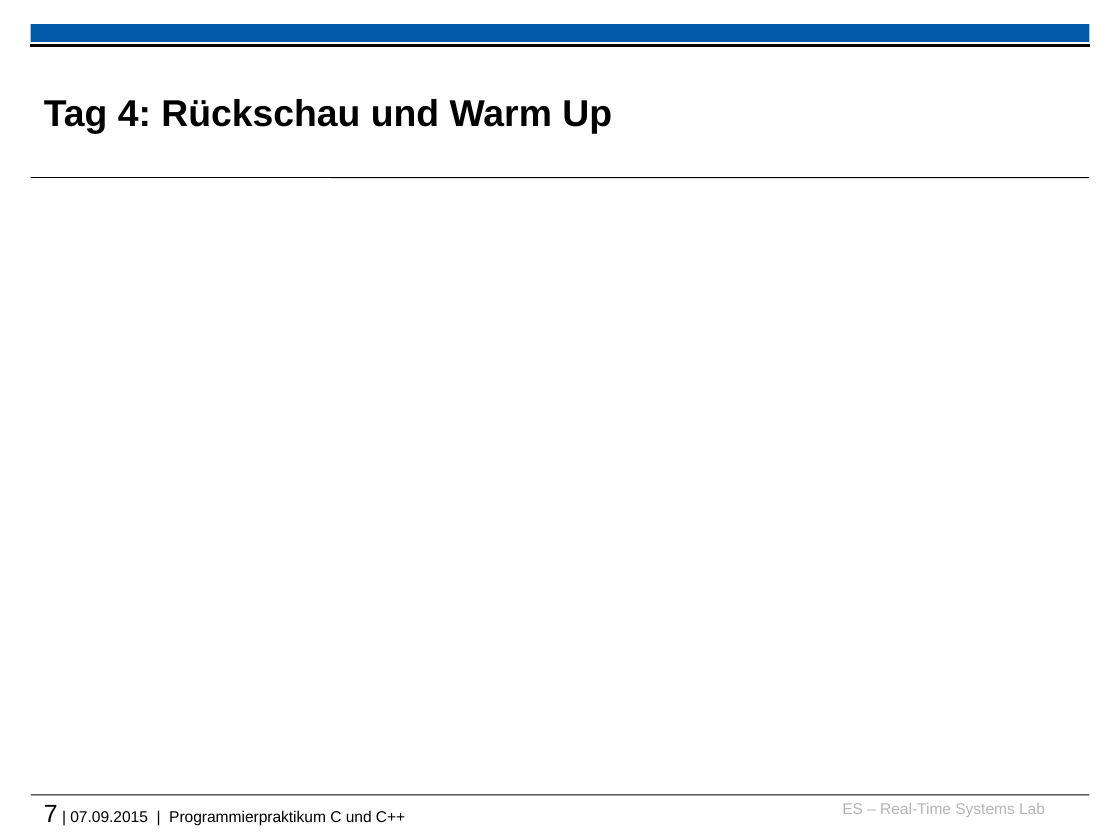
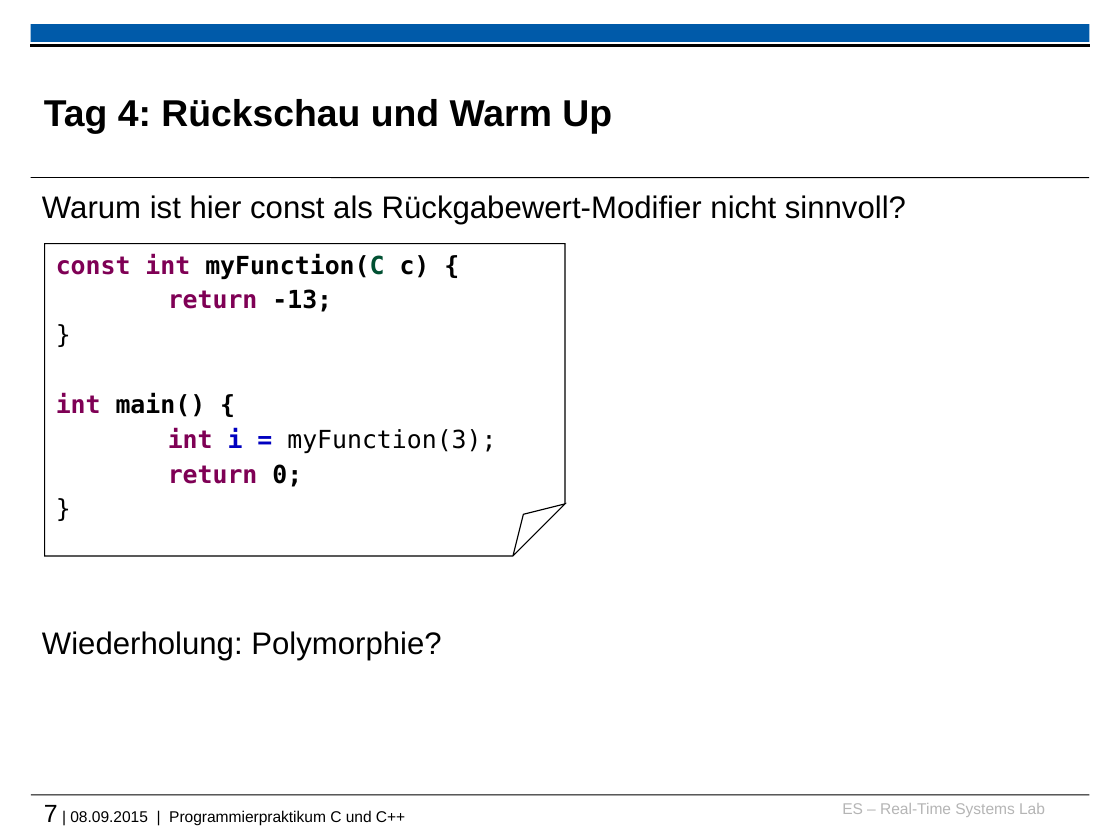
Before and after one commit to h82k/tud-cppp, a slide deck: slide 7 of 2015/recap_and_warmup_slides.pptx. Drawn at 1120x840 pixels with LibreOffice and Linux fonts; fonts in the diff are those of the drawing; background and template pictures are left out. Boxes give left, top, right and bottom in pixels: in the first picture for what was removed or moved away, otherwise in the second. Text is boxed around its words. In the diff, an @@ line names an element or a change of style, - is before the commit and + after.

```diff
--- a/2015/recap_and_warmup_slides.pptx
+++ b/2015/recap_and_warmup_slides.pptx
@@ text added at <box>42,195,906,660</box>, 20 pt, text #000000 @@
+Warum ist hier const als Rückgabewert-Modifier nicht sinnvoll?
+Wiederholung: Polymorphie?
@@ folded corner added at <box>45,244,566,557</box>, outline #000000 0.75 pt, 16 pt, text #000000, bold @@
+const int myFunction(C c) {
+return -13;
+}
+int main() {
+int i = myFunction(3);
+return 0;
+}
@@ text at <box>44,805,405,825</box>: text changed @@
-7 | 07.09.2015 | Programmierpraktikum C und C++
+7 | 08.09.2015 | Programmierpraktikum C und C++
```
Also in this commit, not shown: 1 other slide changed, 3 other files.
